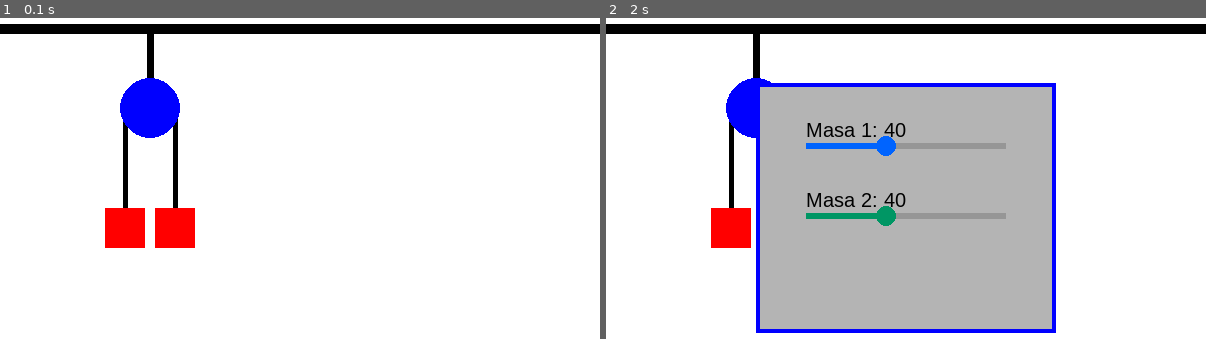
Above: before the commit, frames 1-2 (left to right).
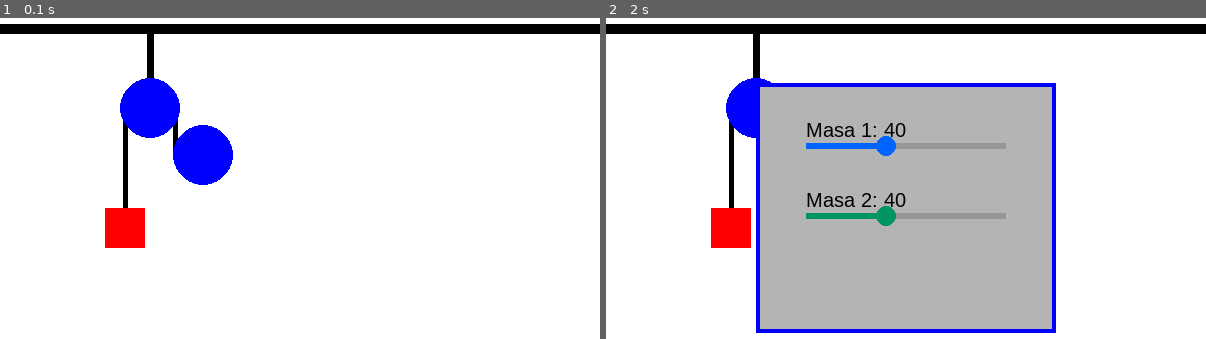
Above: after the commit, the same moments.

Repository: nicami13/digital-twin-hoist_2025
Game: pygame game, started from main.py
Two runs of this game, one before a commit and one after it. Both use one fixed random seed, a clock stepped at 60 frames per second and the inputs below.
Inputs:
- Up to frame 1 (0.1 s): no input
- Up to frame 2 (2 s): tap Enter every 0.33 s from 0.33 to 1.67 s

The runs differ from the first frame. In frame 1, 2.4% of the frame differs, in the area x 25-39%, y 33-72%; in frame 2, nothing differs.

Commit message:
Añadiendo polea
Añadiendo segunda polea

Diff:
--- a/Constants.py
+++ b/Constants.py
@@ -8,17 +8,21 @@
 RED = (255, 0, 0)
 #LONGITUDES DE CUERDA
 longitud_cuerda_1 = 100
-longitud_cuerda_2 = 100
+longitud_cuerda_2 = 50
+longitud_cuerda_3 = 70
 contador_longitud_cuerda = 0
 #POSICION-CARACTERISTICAS POLEAS
 polea_pos = (150, 100)  # (x, y)
 polea_radius = 30       # Radio del círculo
+#POSICION_CARATERISRICAS POLES
+polea1_pos = (203, 147)
 #POSICION-CARACTERISTICAS CUERDAS
 start_pos_cuerda_1 = (125, 100)
 end_pos_cuerda_1 = (start_pos_cuerda_1[0], start_pos_cuerda_1[1] + longitud_cuerda_1)
 start_pos_cuerda_2 = (175, 100)
 end_pos_cuerda_2 = (start_pos_cuerda_2[0], start_pos_cuerda_2[1] + longitud_cuerda_2)
-#POSICION CARACTERISTICA MASA INICIAL
+start_pos_cuerda_3= (200, 100)
+
 # Tamaño visual constante
 masa1_size = 40
 masa2_size = 40
--- a/Move_Def.py
+++ b/Move_Def.py
@@ -1,31 +1,47 @@
 import Constants
 
-def Move_Masas1():
-    limite_superior = Constants.polea_pos[1] + Constants.polea_radius  # margen para el centro del círculo
-    limite_inferior = Constants.Alto - Constants.masa2_size - 20
+GRAVEDAD = 9.81  # m/s^2
+ESCALA = 0.2     # factor para convertir de m a pixeles
+DT = 0.1         # intervalo de tiempo ficticio entre frames
 
-    if Constants.masa1_pos[1] > limite_superior and Constants.masa2_pos[1] < limite_inferior:
-        Constants.masa1_pos = (Constants.masa1_pos[0], Constants.masa1_pos[1] - 1)
-        Constants.end_pos_cuerda_1 = (Constants.end_pos_cuerda_1[0], Constants.end_pos_cuerda_1[1] - 1)
+# Variables globales de velocidad
+velocidad = 0
 
-        Constants.masa2_pos = (Constants.masa2_pos[0], Constants.masa2_pos[1] + 1)
-        Constants.end_pos_cuerda_2 = (Constants.end_pos_cuerda_2[0], Constants.end_pos_cuerda_2[1] + 1)
+def actualizar_movimiento():
+    global velocidad
 
+    m1 = Constants.masa1_valor
+    m2 = Constants.masa2_valor
 
-def Move_Masas2():
+    # Si las masas son iguales, no hay movimiento
+    if m1 == m2:
+        velocidad = 0
+        return
+
+    # Calcular aceleración (Beer & Johnston)
+    aceleracion = ((m1 - m2) * GRAVEDAD) / (m1 + m2)
+
+    # Actualizar velocidad
+    velocidad += aceleracion * DT
+
+    # Calcular cambio de posición en píxeles
+    dy = velocidad * DT * ESCALA * 100  # escalamos para hacerlo visible
+
+    # Nuevas posiciones
+    nueva_masa1_y = Constants.masa1_pos[1] + dy
+    nueva_masa2_y = Constants.masa2_pos[1] - dy
+
+    # Límites para que no pase la polea ni el suelo
     limite_superior = Constants.polea_pos[1] + Constants.polea_radius
     limite_inferior = Constants.Alto - Constants.masa1_size - 20
 
-    if Constants.masa1_pos[1] < limite_inferior and Constants.masa2_pos[1] > limite_superior:
-        Constants.masa1_pos = (Constants.masa1_pos[0], Constants.masa1_pos[1] + 1)
-        Constants.end_pos_cuerda_1 = (Constants.end_pos_cuerda_1[0], Constants.end_pos_cuerda_1[1] + 1)
+    # Verificar si hay espacio para moverse
+    if limite_superior < nueva_masa1_y < limite_inferior and \
+       limite_superior < nueva_masa2_y < limite_inferior:
 
-        Constants.masa2_pos = (Constants.masa2_pos[0], Constants.masa2_pos[1] - 1)
-        Constants.end_pos_cuerda_2 = (Constants.end_pos_cuerda_2[0], Constants.end_pos_cuerda_2[1] - 1)
+        # Aplicar desplazamiento
+        Constants.masa1_pos = (Constants.masa1_pos[0], nueva_masa1_y)
+        Constants.end_pos_cuerda_1 = (Constants.end_pos_cuerda_1[0], nueva_masa1_y)
 
-
-def actualizar_movimiento():
-    if Constants.masa2_valor > Constants.masa1_valor:
-        Move_Masas1()
-    elif Constants.masa1_valor > Constants.masa2_valor:
-        Move_Masas2()
+        Constants.masa2_pos = (Constants.masa2_pos[0], nueva_masa2_y)
+        Constants.end_pos_cuerda_2 = (Constants.end_pos_cuerda_2[0], nueva_masa2_y)
--- a/main.py
+++ b/main.py
@@ -28,12 +28,13 @@
     pygame.draw.line(Screen, Constants.BLACK, Constants.start_pos_cuerda_1, Constants.end_pos_cuerda_1, 5)
     pygame.draw.rect(Screen, Constants.RED, (Constants.masa1_pos[0], Constants.masa1_pos[1], Constants.masa1_size, Constants.masa1_size))
     pygame.draw.line(Screen, Constants.BLACK, Constants.start_pos_cuerda_2, Constants.end_pos_cuerda_2, 5)
-    pygame.draw.rect(Screen, Constants.RED, (Constants.masa2_pos[0], Constants.masa2_pos[1], Constants.masa2_size, Constants.masa2_size))
-
     # Dibujar polea y barra
     pygame.draw.line(Screen, Constants.BLACK, (0, 20), (600, 20), 10)
     pygame.draw.line(Screen, Constants.BLACK, (Constants.polea_pos[0], Constants.polea_pos[1]), (Constants.polea_pos[0], Constants.polea_pos[1] - 80), 7)
     pygame.draw.circle(Screen, Constants.BLUE, Constants.polea_pos, Constants.polea_radius)
+
+    pygame.draw.circle(Screen, Constants.BLUE, Constants.polea1_pos, Constants.polea_radius)
+
 
     # Movimiento automático solo si el menú está oculto
     if not menu_visible:
